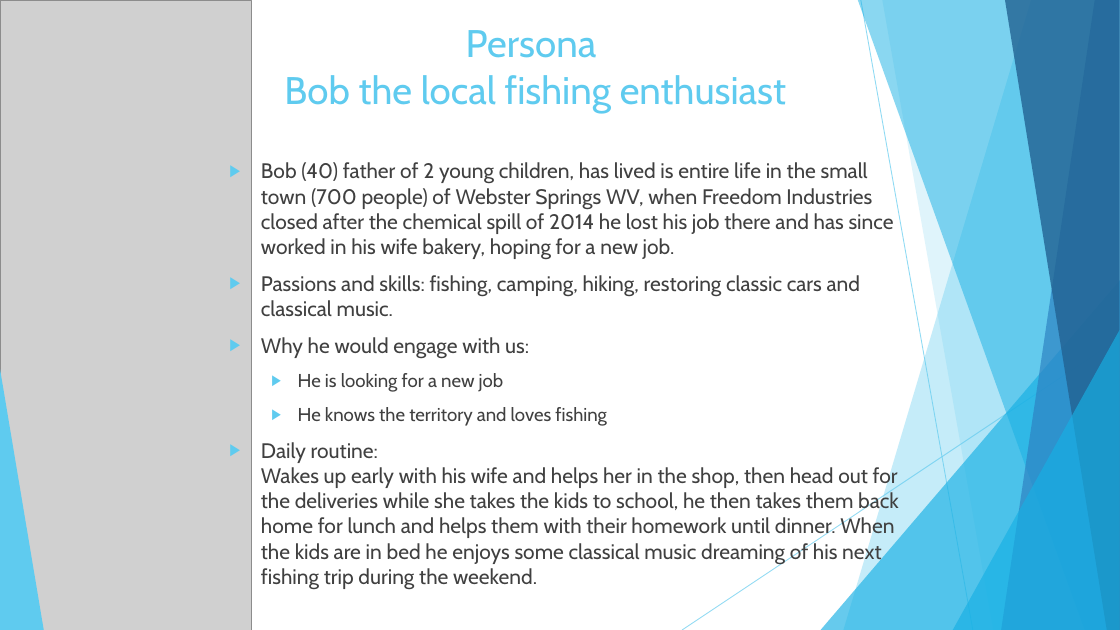
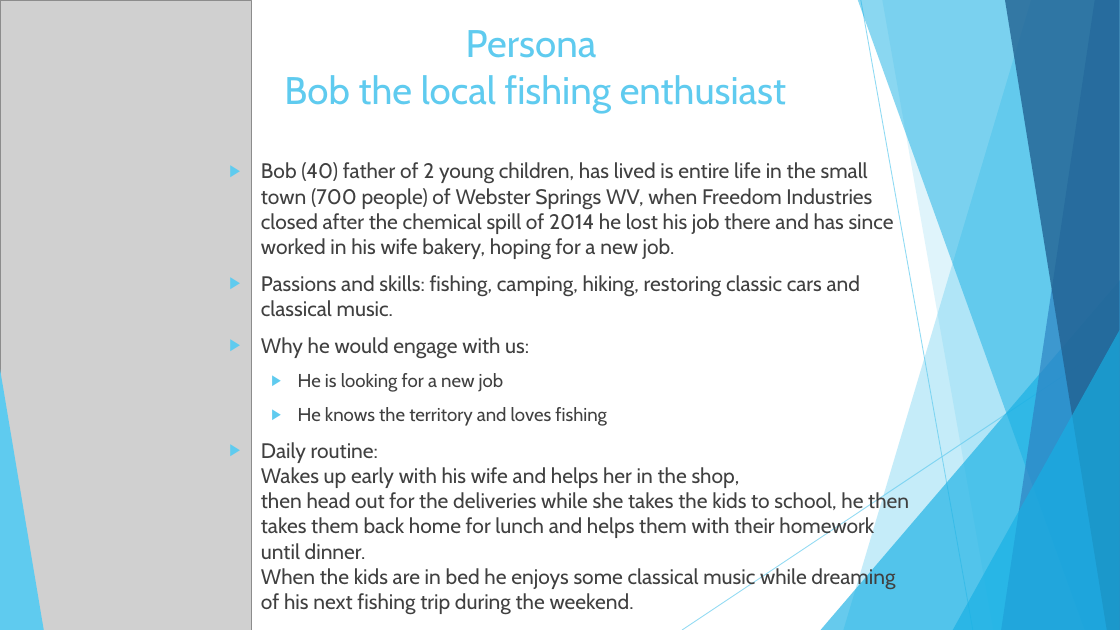
Before and after one commit to Riccardo95Facchini/DIL-2019, a slide deck: slide 3 of Presentation.pptx. Drawn at 1120x630 pixels with LibreOffice and Linux fonts; fonts in the diff are those of the drawing; grey boxes stand for pictures. Boxes give left, top, right and bottom in pixels: in the first picture for what was removed or moved away, otherwise in the second. Text is boxed around its words. In the diff, an @@ line names an element or a change of style, - is before the commit and + after.

```diff
--- a/Presentation.pptx
+++ b/Presentation.pptx
@@ text at <box>261,442,909,615</box>: text changed @@
-▶ Daily routine:
-  Wakes up early with his wife and helps her in the shop, then head out for the deliveries while she takes the kids to school, he then takes them back home for lunch and helps them with their homework until dinner. When the kids are in bed he enjoys some classical music dreaming of his next fishing trip during the weekend.
+▶ Daily routine:
+  Wakes up early with his wife and helps her in the shop,
+  then head out for the deliveries while she takes the kids to school, he then takes them back home for lunch and helps them with their homework until dinner.
+  When the kids are in bed he enjoys some classical music while dreaming of his next fishing trip during the weekend.
```
Also in this commit, not shown: 2 other slides changed, 1 slide added, 8 other files.
